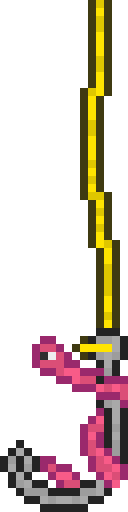
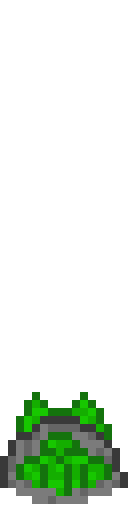
The second 128×512 image is a revision of the first. Changes to its layers:
added layer "Layer 3" above "Layer 2" over [16,392,112,496]
painted on "Layer 2" over [0,0,128,512]
removed layer "Layer 1" over [8,0,120,504]
